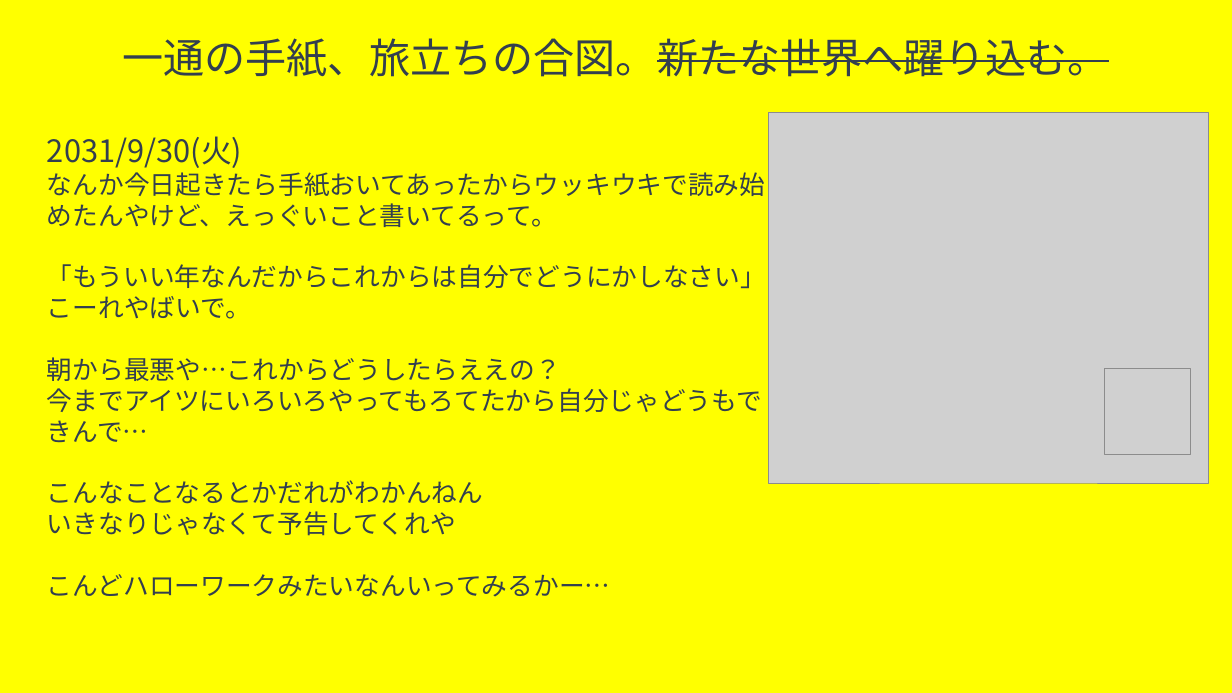
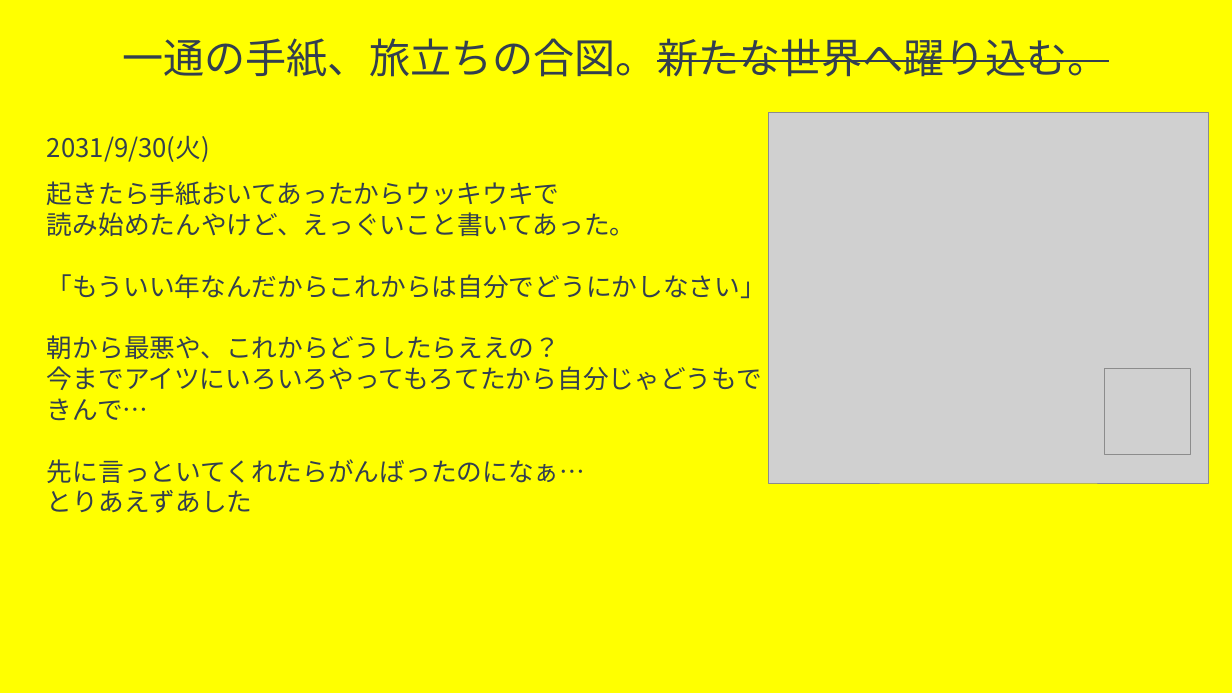
Before and after one commit to trr-n/taxmc-neo, a slide deck: slide 2 of kikaku/potato_kikakusho.pptx. Drawn at 1232x693 pixels with LibreOffice and Linux fonts; fonts in the diff are those of the drawing; grey boxes stand for pictures. Boxes give left, top, right and bottom in pixels: in the first picture for what was removed or moved away, otherwise in the second. Text is boxed around its words. In the diff, an @@ line names an element or a change of style, - is before the commit and + after.

```diff
--- a/kikaku/potato_kikakusho.pptx
+++ b/kikaku/potato_kikakusho.pptx
@@ text at [47,135,210,162]: size 24 to 20 pt in "2031/9/30(火)" @@
@@ text at [47,181,766,359]: text changed @@
-なんか今日起きたら手紙おいてあったからウッキウキで読み始めたんやけど、えっぐいこと書いてるって。
-「もういい年なんだからこれからは自分でどうにかしなさい」こーれやばいで。
-朝から最悪や…これからどうしたらええの？
+起きたら手紙おいてあったからウッキウキで
+読み始めたんやけど、えっぐいこと書いてあった。
+「もういい年なんだからこれからは自分でどうにかしなさい」
+朝から最悪や、これからどうしたらええの？
@@ text at [47,459,585,513]: text changed @@
-こんなことなるとかだれがわかんねん
-いきなりじゃなくて予告してくれや
-こんどハローワークみたいなんいってみるかー…
+先に言っといてくれたらがんばったのになぁ…
+とりあえずあした
```
Also in this commit, not shown: 45 other files.
